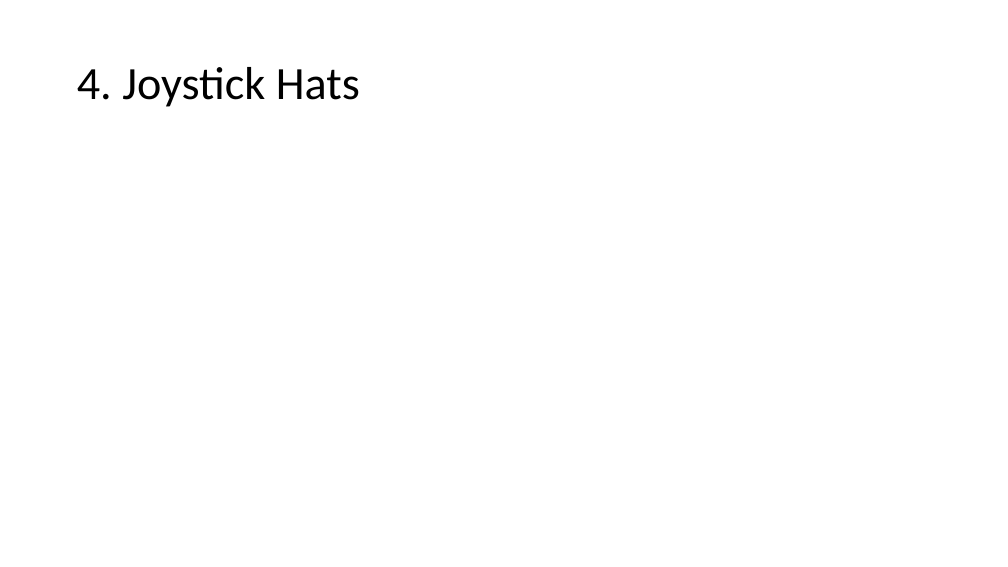
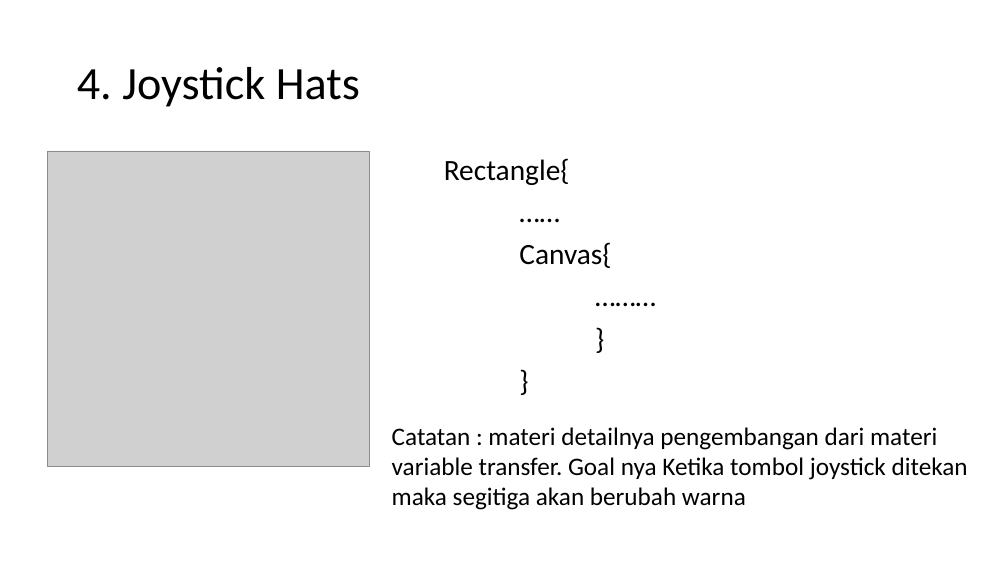
Before and after one commit to muhammadhusni777/Ardumeka-Pygame, a slide deck: slide 25 of Presentasi.pptx (slide 20 before the commit). Drawn at 1008x567 pixels with LibreOffice and Linux fonts; fonts in the diff are those of the drawing; grey boxes stand for pictures. Boxes give left, top, right and bottom in pixels: in the first picture for what was removed or moved away, otherwise in the second. Text is boxed around its words. In the diff, an @@ line names an element or a change of style, - is before the commit and + after.

```diff
--- a/Presentasi.pptx
+++ b/Presentasi.pptx
@@ picture added at <box>47,151,369,467</box> @@
@@ text added at <box>444,158,611,268</box>, 28 pt, text #000000 @@
+Rectangle{
+……
+Canvas{
+………
+}
+}
@@ text added at <box>392,427,968,510</box>, 24 pt, text #000000 @@
+Catatan : materi detailnya pengembangan dari materi variable transfer. Goal nya Ketika tombol joystick ditekan maka segitiga akan berubah warna
```
Also in this commit, not shown: 6 other slides changed, 13 slides added, 1 slide removed, 6 other files.
